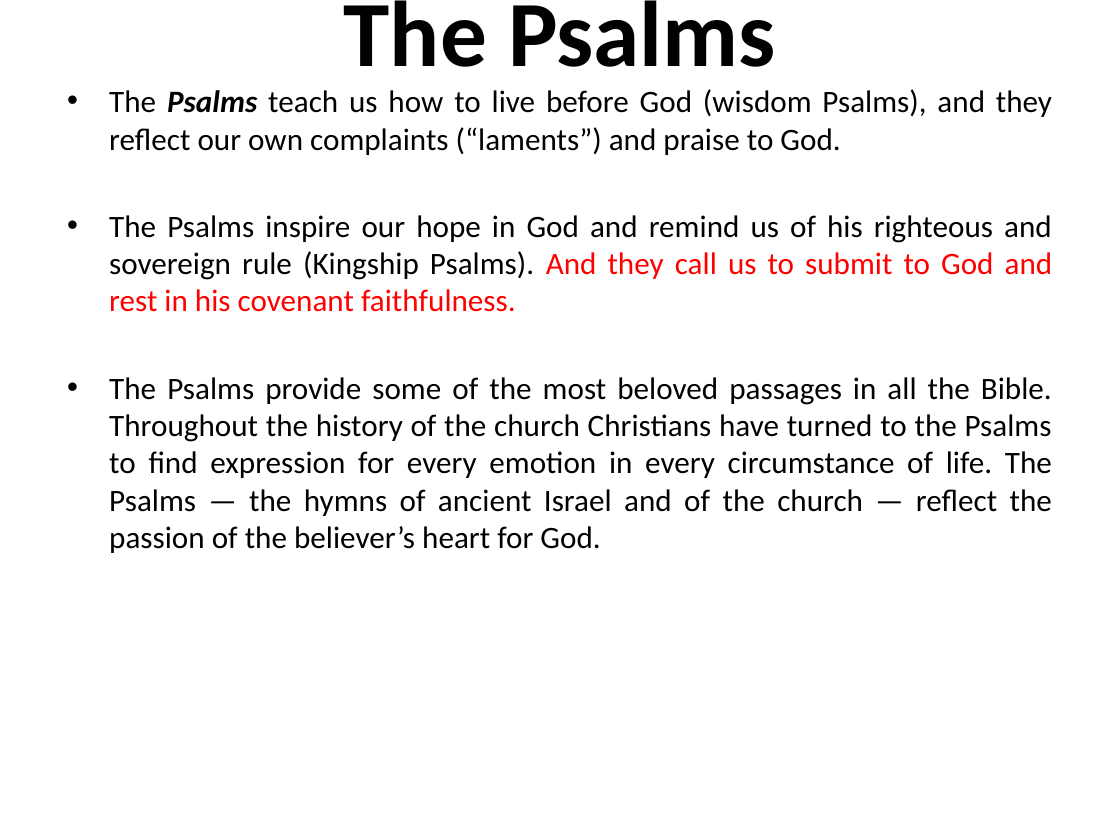
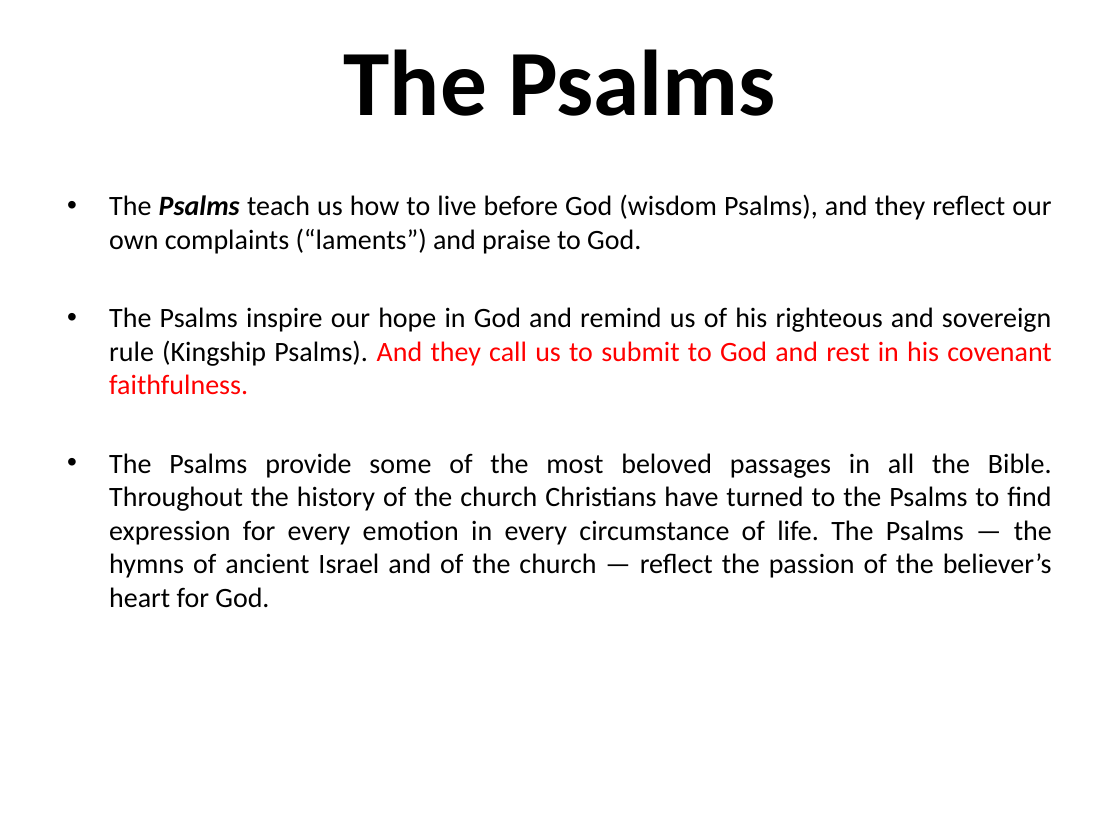
Before and after one commit to mutanganajoseph/Documents, a slide deck: slide 39 of auca/sem-1/intro-to-Bible-study/1 intro to Bible study Notes.pptx (slide 41 before the commit). Drawn at 1120x840 pixels with LibreOffice and Linux fonts; fonts in the diff are those of the drawing. Boxes give left, top, right and bottom in pixels: in the first picture for what was removed or moved away, otherwise in the second. Text is boxed around its words. In the diff, an @@ line names an element or a change of style, - is before the commit and + after.

```diff
--- a/auca/sem-1/intro-to-Bible-study/1 intro to Bible study Notes.pptx
+++ b/auca/sem-1/intro-to-Bible-study/1 intro to Bible study Notes.pptx
@@ title "The Psalms": place and size @@
-title "The Psalms" at box(344, 0, 776, 67)
+title "The Psalms" at box(344, 49, 776, 116)
@@ text "The Psalms teach us how ...": place and size @@
-text "The Psalms teach us how ..." at box(109, 89, 1053, 553)
+text "The Psalms teach us how ..." at box(109, 194, 1052, 608)
@@ text "The Psalms teach us how ..." at box(109, 194, 1052, 608): size 20 to 18 pt @@
```
Also in this commit, not shown: 39 other slides changed, 8 slides removed, 1 other file.
